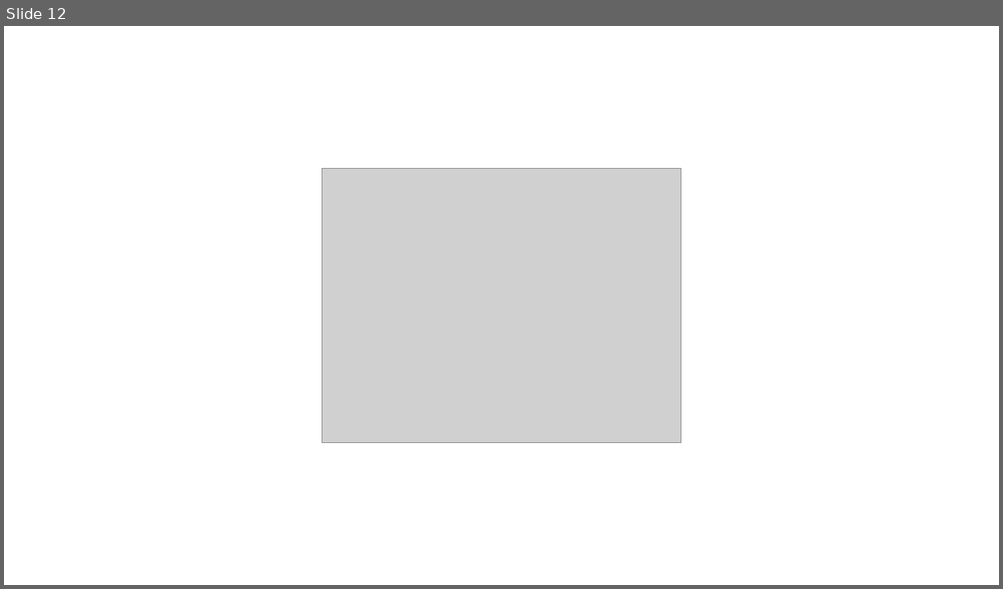
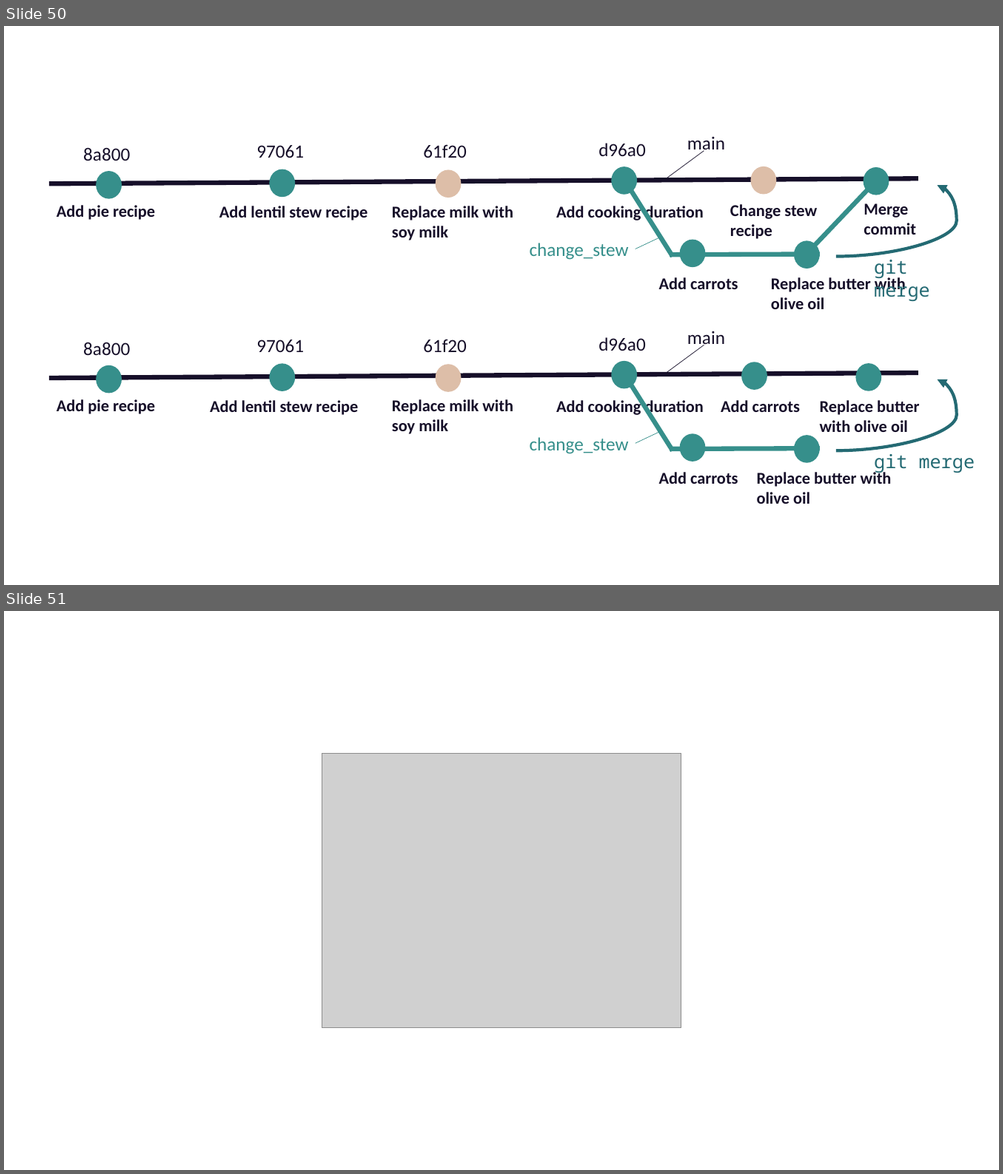
Before and after one commit to selinaZitrone/get-started-with-git, a slide deck: slides/img/images.pptx. Shown one above the other, each under a label of ours: slide 12 before the commit, slides 50 and 51 after it. The pictures are 1003x589 and 1003x1174 pixels, drawn with LibreOffice and Linux fonts; fonts in the diff are those of the drawing; grey boxes stand for pictures. Boxes give left, top, right and bottom in pixels: in the first picture for what was removed or moved away, otherwise in the second. Text is boxed around its words. In the diff, an @@ line names an element or a change of style, - is before the commit and + after.

```diff
--- a/slides/img/images.pptx
+++ b/slides/img/images.pptx
@@ slide 50 added at <box>4,26,999,585</box>, background #FFFFFF @@
@@ group added at <box>50,136,957,309</box>: 15 texts, 8 ellipses, 6 lines, 1 curved arrow @@
+8a800
+97061
+61f20
+d96a0
+Add pie recipe
+Add lentil stew recipe
+Replace milk with soy milk
+Add cooking duration
+main
+change_stew
+Add carrots
+Replace butter with olive oil
+Change stew recipe
+Merge commit
+git merge
@@ group added at <box>50,331,975,504</box>: 15 texts, 8 ellipses, 5 lines, 1 curved arrow @@
+8a800
+97061
+61f20
+d96a0
+Add pie recipe
+Add lentil stew recipe
+Replace milk with soy milk
+Add cooking duration
+main
+change_stew
+Add carrots
+Replace butter with olive oil
+git merge
+Add carrots
+Replace butter with olive oil
@@ what was slide 12 is now slide 51 @@
```
Also in this commit, not shown: 22 slides changed, 44 other slides added, 10 slides removed, 2 other files.
